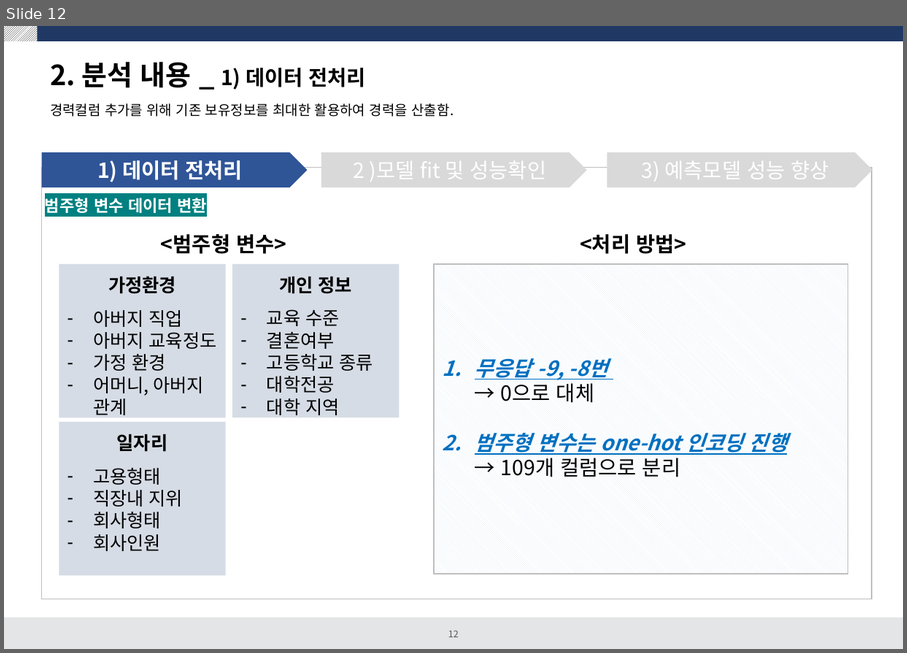
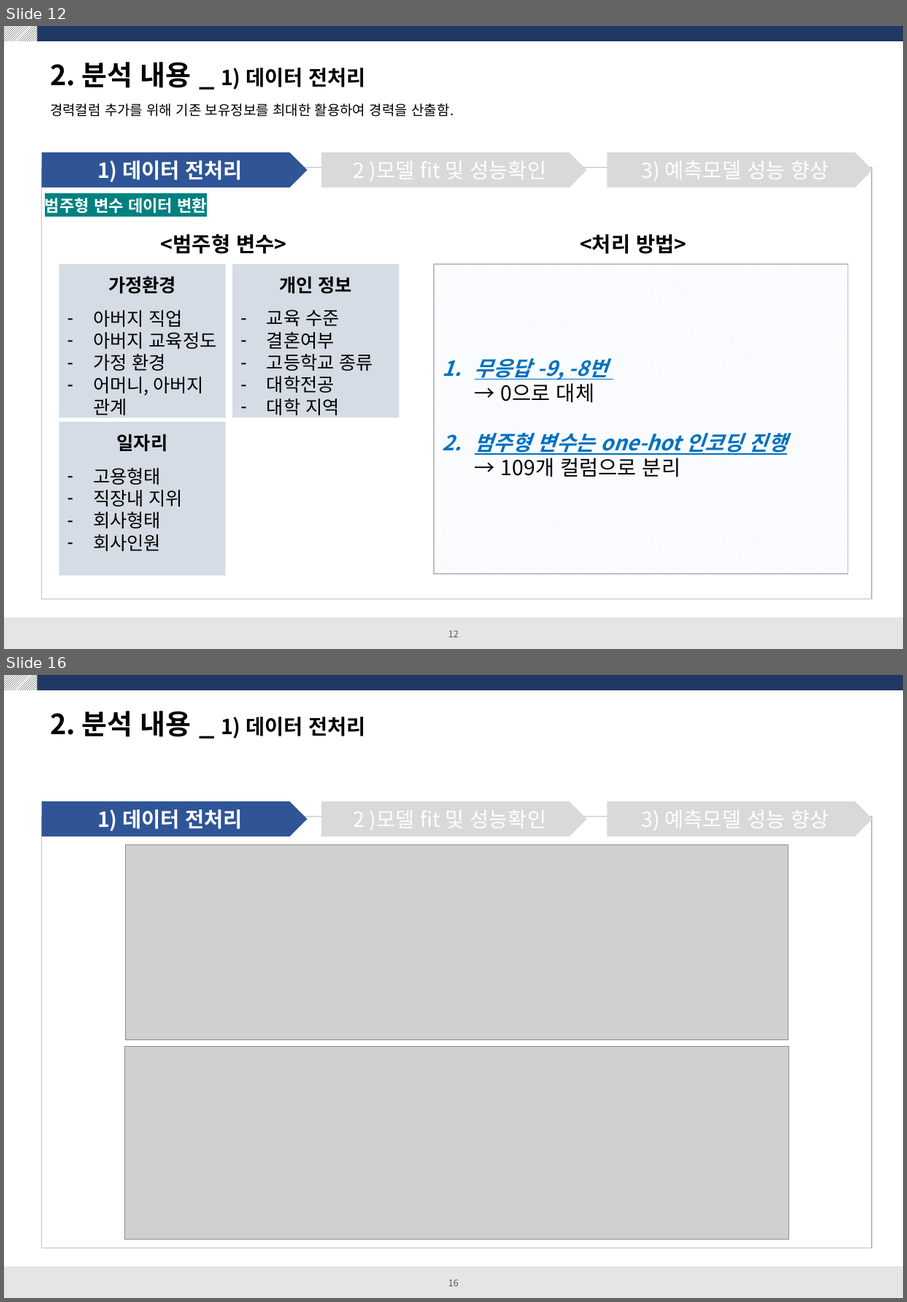
Before and after one commit to dss-14th/Regression_3_project, a slide deck: 여성임금 예측프로젝트.pptx. Shown one above the other, each under a label of ours: slide 12 before the commit, slides 12 and 16 after it; the slides between them are not shown. The pictures are 907x653 and 907x1302 pixels, drawn with LibreOffice and Linux fonts; fonts in the diff are those of the drawing; grey boxes stand for pictures. Boxes give left, top, right and bottom in pixels: in the first picture for what was removed or moved away, otherwise in the second. Text is boxed around its words. In the diff, an @@ line names an element or a change of style, - is before the commit and + after.

```diff
--- a/여성임금 예측프로젝트.pptx
+++ b/여성임금 예측프로젝트.pptx
@@ slide 16 added at (x1=4, y1=675, x2=903, y2=1298), background #FFFFFF; not listed: 4 template elements that a slide beside it also shows @@
@@ title added at (x1=50, y1=711, x2=366, y2=739), 18 pt, text #000000, bold @@
+2. 분석 내용 _ 1) 데이터 전처리
@@ pentagon arrow added at (x1=41, y1=801, x2=307, y2=836), fill #2F5597, 18 pt, text #FFFFFF, bold @@
+1) 데이터 전처리
@@ pentagon arrow added at (x1=322, y1=801, x2=587, y2=836), fill #D9D9D9, 18 pt, text #FFFFFF @@
+2 )모델 fit 및 성능확인
@@ pentagon arrow added at (x1=608, y1=801, x2=873, y2=836), fill #D9D9D9, 18 pt, text #FFFFFF @@
+3) 예측모델 성능 향상
@@ rectangle added at (x1=41, y1=816, x2=872, y2=1248), outline #BFBFBF 1 pt @@
@@ picture added at (x1=126, y1=844, x2=789, y2=1039) @@
@@ picture added at (x1=125, y1=1046, x2=789, y2=1239) @@
```
Also in this commit, not shown: 1 slide changed, 15 other slides added, 11 other files.
